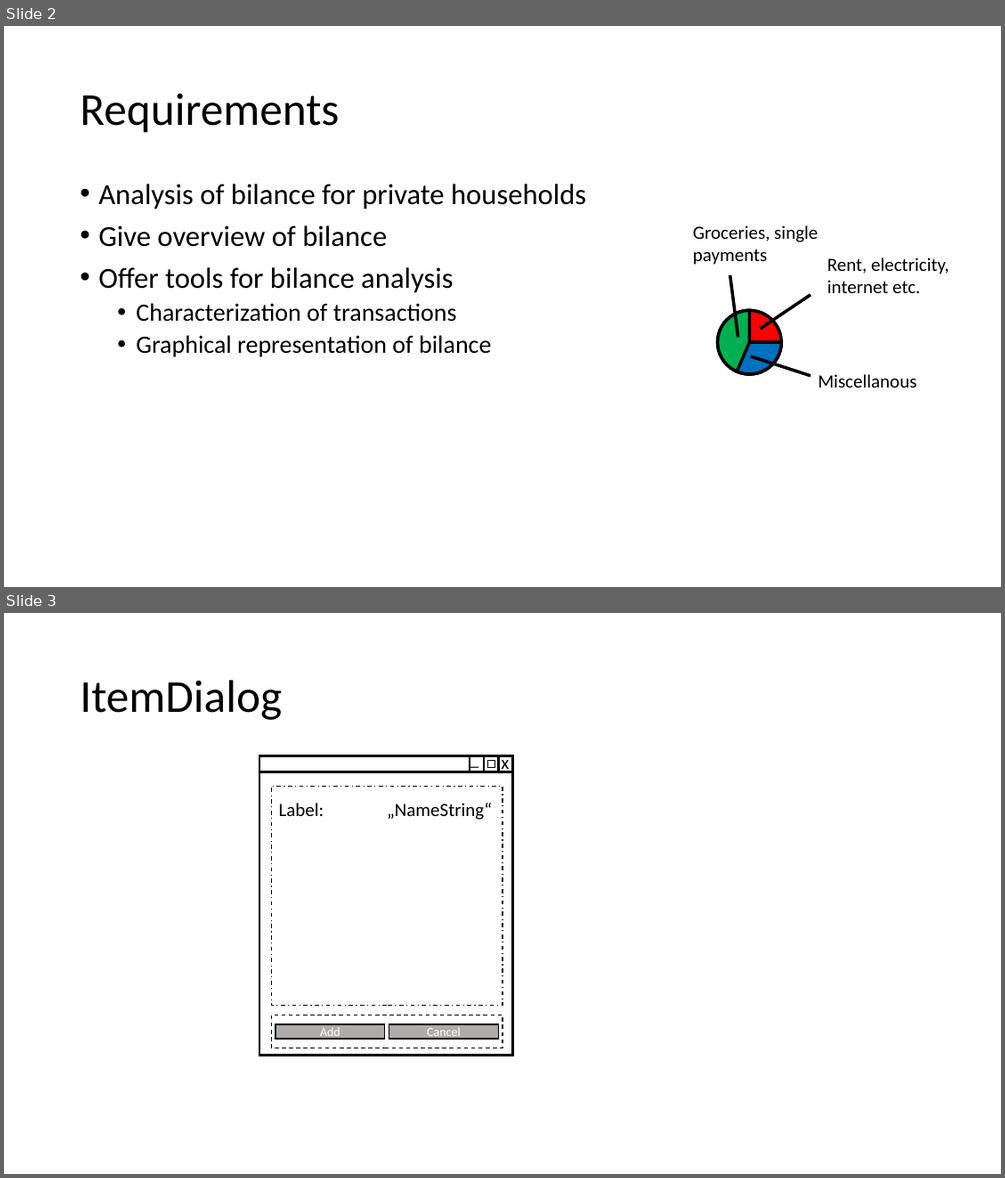
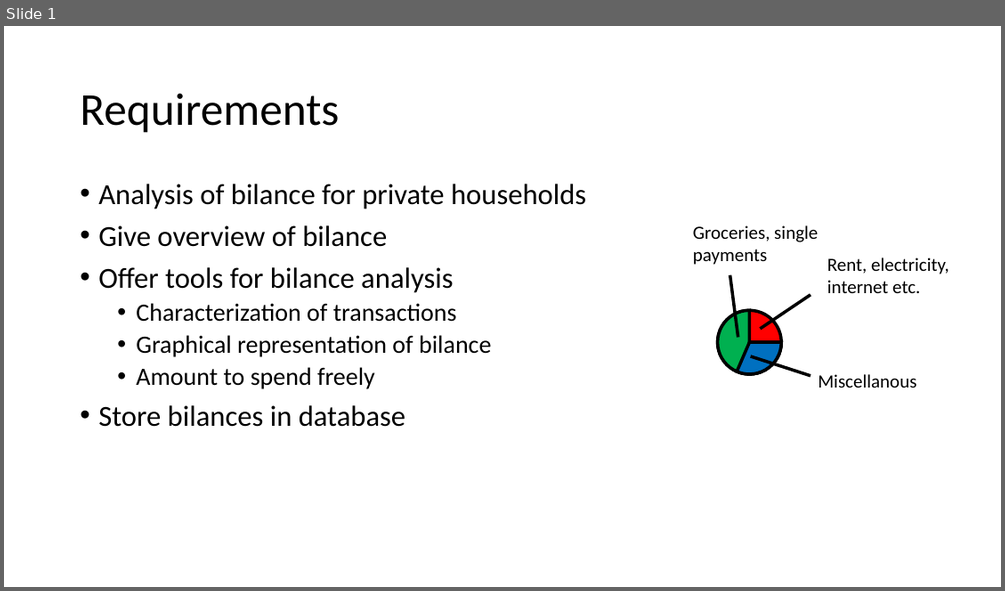
Before and after one commit to matthiaskaw/financemanager, a slide deck: financemanager_drawings.pptx. Shown one above the other, each under a label of ours: slides 2 and 3 before the commit, slide 1 after it. The pictures are 1005x1178 and 1005x591 pixels, drawn with LibreOffice and Linux fonts; fonts in the diff are those of the drawing. Boxes give left, top, right and bottom in pixels: in the first picture for what was removed or moved away, otherwise in the second. Text is boxed around its words. In the diff, an @@ line names an element or a change of style, - is before the commit and + after.

```diff
--- a/financemanager_drawings.pptx
+++ b/financemanager_drawings.pptx
@@ slide 3 removed at (4, 613, 1001, 1174), background #FFFFFF @@
@@ title removed at (80, 680, 282, 720) @@
-ItemDialog
@@ text removed at (469, 743, 474, 773) @@
-_
@@ rectangle removed at (259, 771, 513, 1054) @@
@@ rectangle removed at (259, 755, 513, 772) @@
@@ rectangle removed at (469, 755, 484, 772) @@
@@ rectangle removed at (484, 755, 498, 772) @@
@@ rectangle removed at (488, 761, 494, 767) @@
@@ rectangle removed at (498, 755, 512, 772) @@
@@ text removed at (501, 755, 509, 773) @@
-x
@@ rectangle removed at (271, 786, 502, 1005) @@
@@ text removed at (279, 803, 324, 816) @@
-Label:
@@ text removed at (387, 803, 492, 819) @@
-„NameString“
@@ rectangle removed at (271, 1015, 502, 1048) @@
@@ rectangle removed at (275, 1024, 385, 1038) @@
-Add
@@ rectangle removed at (389, 1024, 498, 1038) @@
-Cancel
@@ what was slide 2 is now slide 1 @@
@@ slide 1 changed as well @@
@@ text at (98, 367, 405, 426): paragraphs added @@
+  • Amount to spend freely
+• Store bilances in database
```
Also in this commit, not shown: 2 slides added, 2 other slides removed, 10 other files.
